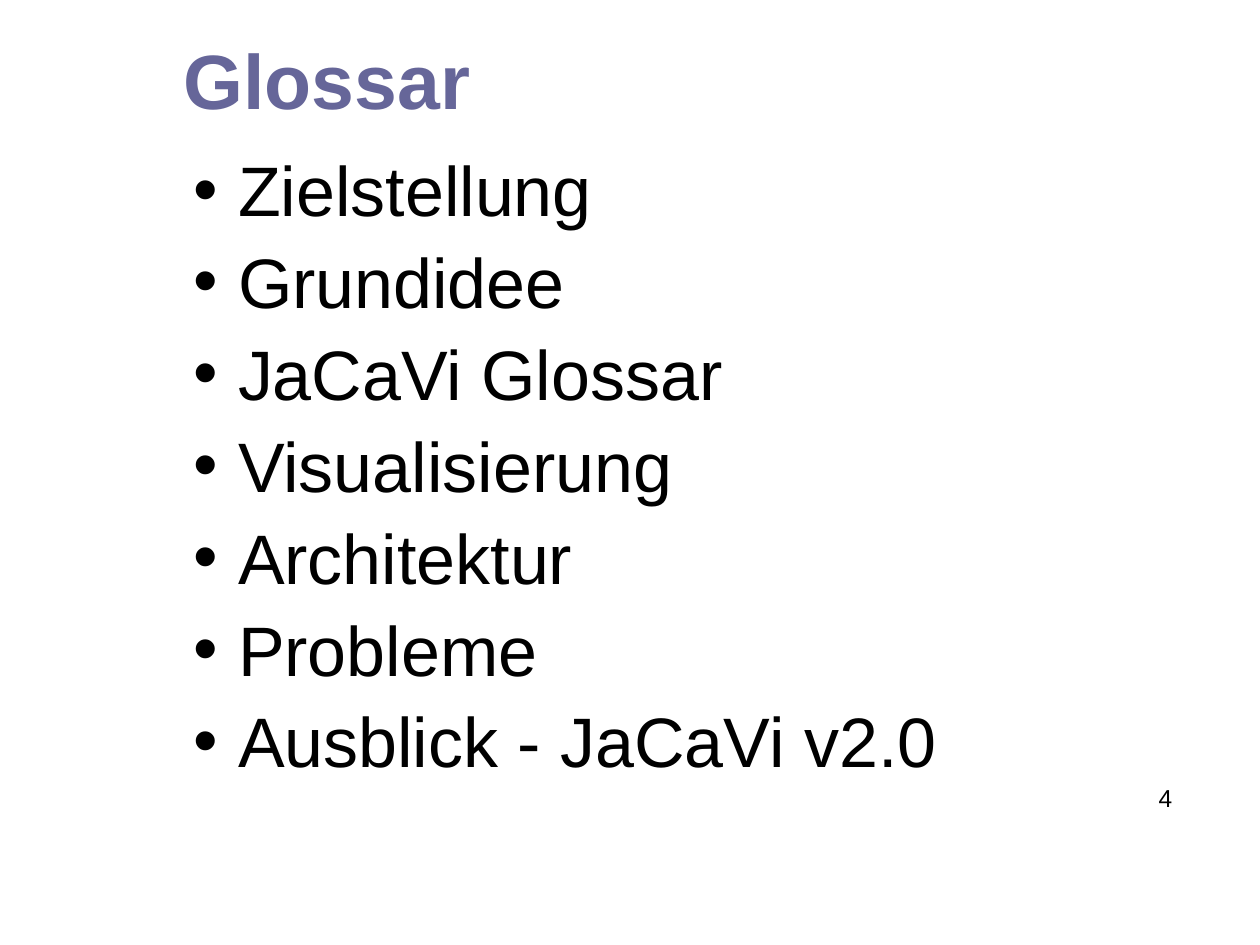
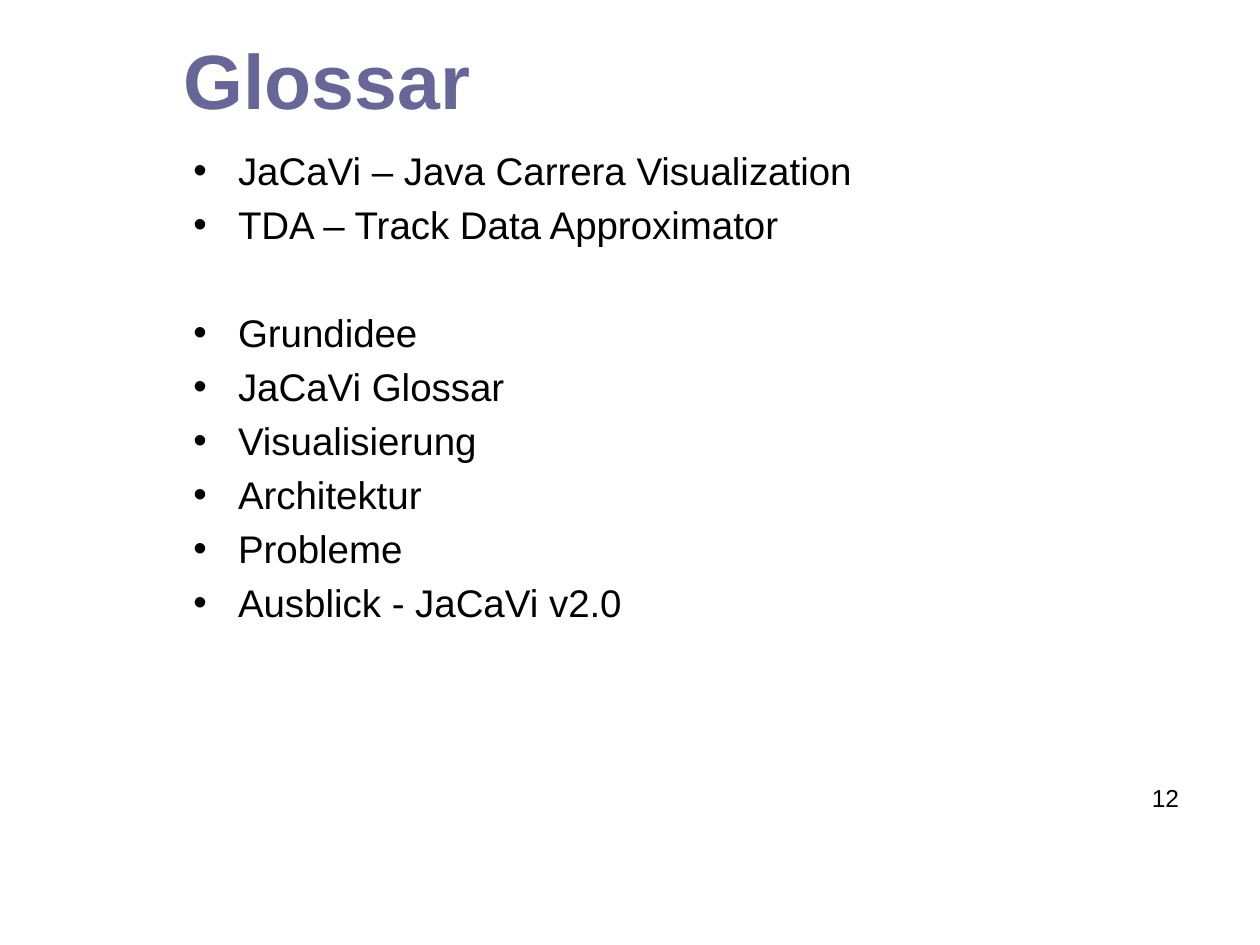
Before and after one commit to hheimbuerger/jacavi, a slide deck: slide 12 of docs/presentation documents/Abschlusspräsentation_JaCaVi.odp (slide 4 before the commit). Drawn at 1260x945 pixels with LibreOffice and Linux fonts; fonts in the diff are those of the drawing; background and template pictures are left out. Boxes give left, top, right and bottom in pixels: in the first picture for what was removed or moved away, otherwise in the second. Text is boxed around its words. In the diff, an @@ line names an element or a change of style, - is before the commit and + after.

```diff
--- a/docs/presentation documents/Abschlusspräsentation_JaCaVi.odp
+++ b/docs/presentation documents/Abschlusspräsentation_JaCaVi.odp
@@ text at (238, 157, 852, 247): text changed; size 40 to 22 pt @@
-• Zielstellung
+• JaCaVi – Java Carrera Visualization
+• TDA – Track Data Approximator
@@ text at (238, 319, 622, 618): size 40 to 22 pt in "Grundidee", "JaCaVi Glossar", "Visualisierung", "Architektur" and 2 more places @@
@@ page number at (1152, 790, 1179, 807): text changed @@
-4
+12
```
Also in this commit, not shown: 4 other slides changed, 7 slides added, 1 slide removed.
